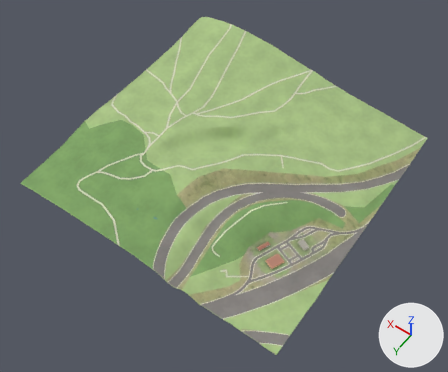
The glTF model public/tiles/queluz/t_4_3.glb as it was, and as the next commit left it.
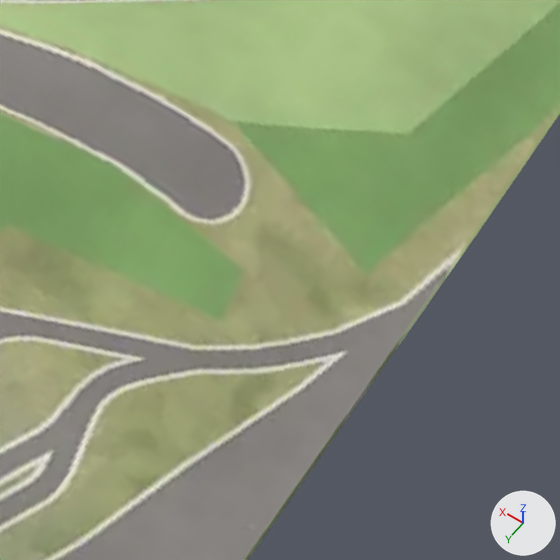
The first picture shows the older version from a camera (50 mm lens) standing at (-11383.0, 6567.0, 994.0) and looking at (-11006.0, 6041.0, 166.0). The close-ups show the older and then the newer version on the part from 71% to 85% of the width and 52% to 69% of the height of that picture. Only the edits that show in the close-ups are written down. The lights are fixed; the arrows at lower right show +X, +Y and +Z. The close-ups show mesh edges as thin lines. Where no turn or scale is listed for an object, it has been applied to the vertices. Vertices at exactly the same position are counted once.

The scene before the commit, as lines of its bpy script (objects in view):
```python
me_buildings = bpy.data.meshes.new('buildings')
me_buildings.from_pydata(...)  # 104 vertices, 116 faces; spans x -0.9..0.9, y -1.0..1.0, z -0.09..0.09
me_buildings.materials.append(mat_buildings)
me_terrain = bpy.data.meshes.new('terrain')
me_terrain.from_pydata(...)  # 4348 vertices, 8442 faces; spans x -250.0..250.0, y -250.0..250.0, z -31.0..31.0
me_terrain.materials.append(mat_ground)  # picture img_ground
ob_buildings = bpy.data.objects.new('buildings', me_buildings)
ob_buildings.location = (-11156.8, 6101.4, 180.4)
ob_buildings.scale = (36.3, 36.3, 36.3)
ob_terrain = bpy.data.objects.new('terrain', me_terrain)
ob_terrain.location = (-10991.9, 5996.1, 200.0)
```
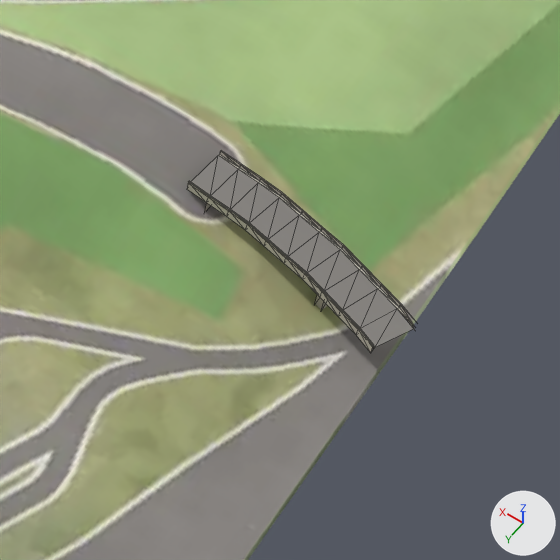
Boxes [x1, y1, x2, y2] around the edits, measured in the close-ups (560 x 560 px):
'buildings', reshaped, moved, rescaled (not visible before)
    after: [187, 150, 415, 353]
part 1 of me_buildings, added
    after: [187, 150, 415, 353]
part 2 of me_buildings, added (mostly hidden)
    after: [315, 295, 328, 310]

The change in detail:
me_buildings is used by ob_buildings; location (-11156.8, 6101.4, 180.4); scale (36.3, 36.3, 36.3).
me_buildings had 104 vertices, 116 faces and spanned x -0.9..0.9, y -1.0..1.0, z -0.09..0.09.
me_buildings now has 404 vertices, 597 faces and spans x -0.8..0.8, y -1.0..1.0, z -0.09..0.09.
me_buildings part 1: a new loose piece of 111 vertices spanning x -0.8..-0.45, y -0.93..-0.77, z -0.05..-0.01, in mat_buildings.
Part 2, on me_buildings:
16 vertices are added at x -0.69..-0.66, y -0.88..-0.81, z -0.09..-0.02.
20 new faces join them.
Other edits to the shape of me_buildings do not show in these pictures.
Object 'buildings' (ob_buildings) moves from (-11156.8, 6101.4, 180.4) to (-11134.2, 6109.8, 188.1).
Object 'buildings' (ob_buildings) is rescaled from (36.3, 36.3, 36.3) to (138.0, 138.0, 138.0).
